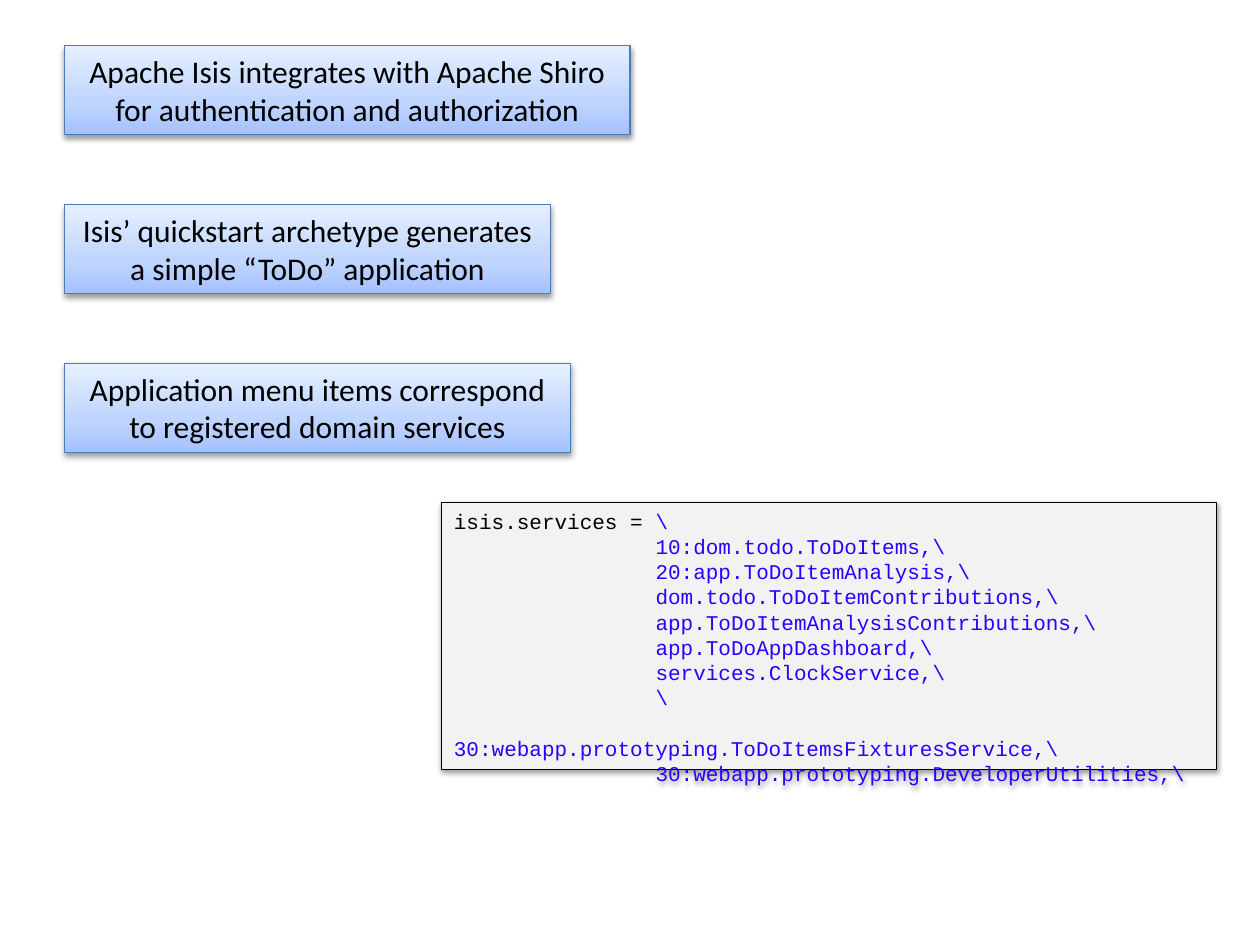
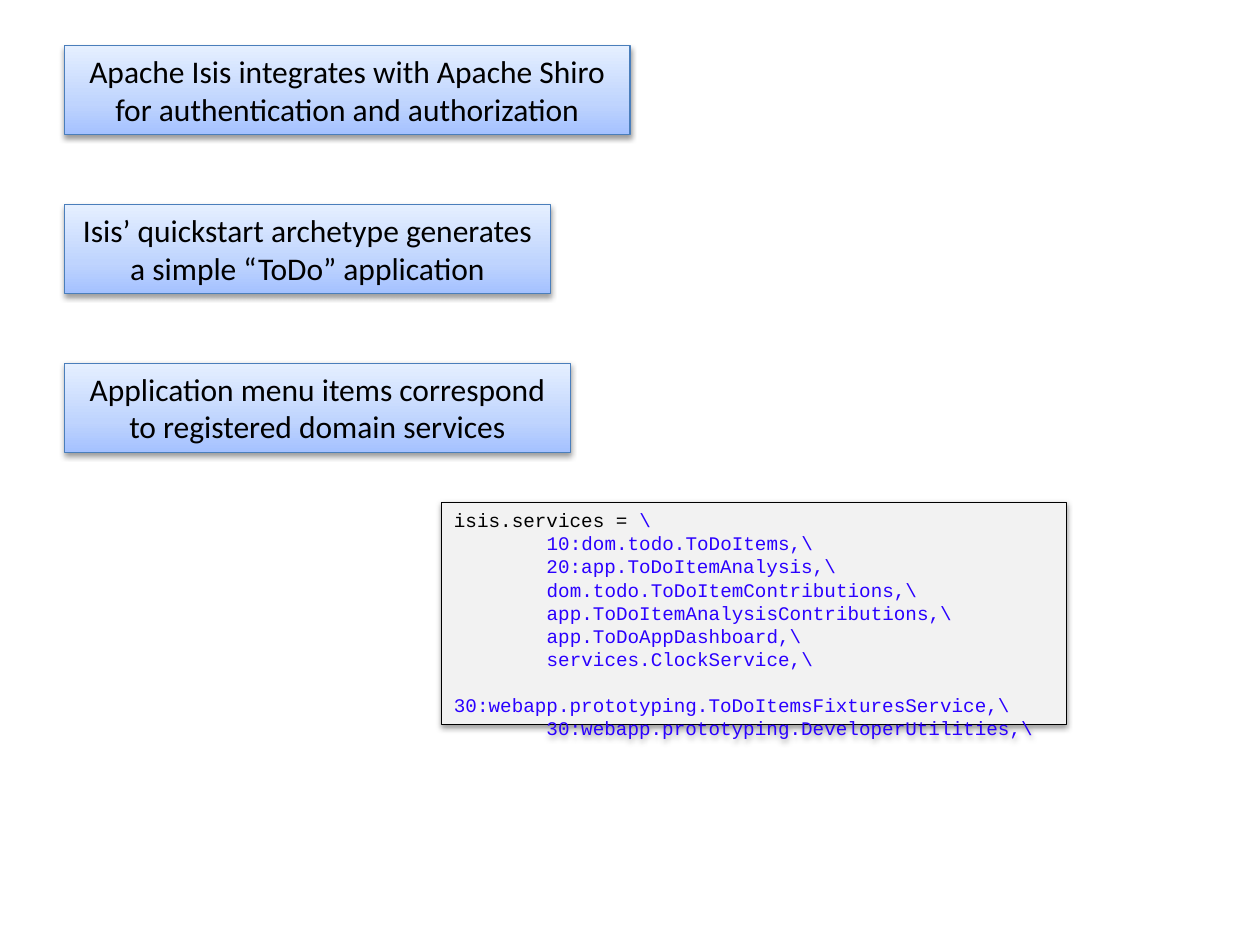
Before and after one commit to apache/causeway-site, a slide deck: slide 1 of content/images/screenshots2/screenshot-captions.pptx. Drawn at 1260x945 pixels with LibreOffice and Linux fonts; fonts in the diff are those of the drawing. Boxes give left, top, right and bottom in pixels: in the first picture for what was removed or moved away, otherwise in the second. Text is boxed around its words. In the diff, an @@ line names an element or a change of style, - is before the commit and + after.

```diff
--- a/content/images/screenshots2/screenshot-captions.pptx
+++ b/content/images/screenshots2/screenshot-captions.pptx
@@ text in rectangle at box(441, 503, 1066, 726): paragraph removed @@
-\
@@ rectangle "isis.services = \": place and size @@
-rectangle "isis.services = \" at box(441, 503, 1216, 770)
+rectangle "isis.services = \" at box(441, 503, 1066, 726)
@@ rectangle "isis.services = \" at box(441, 503, 1066, 726): size 12 to 11 pt @@
```
Also in this commit, not shown: 2 other slides changed, 5 slides added, 1 slide removed, 29 other files.
